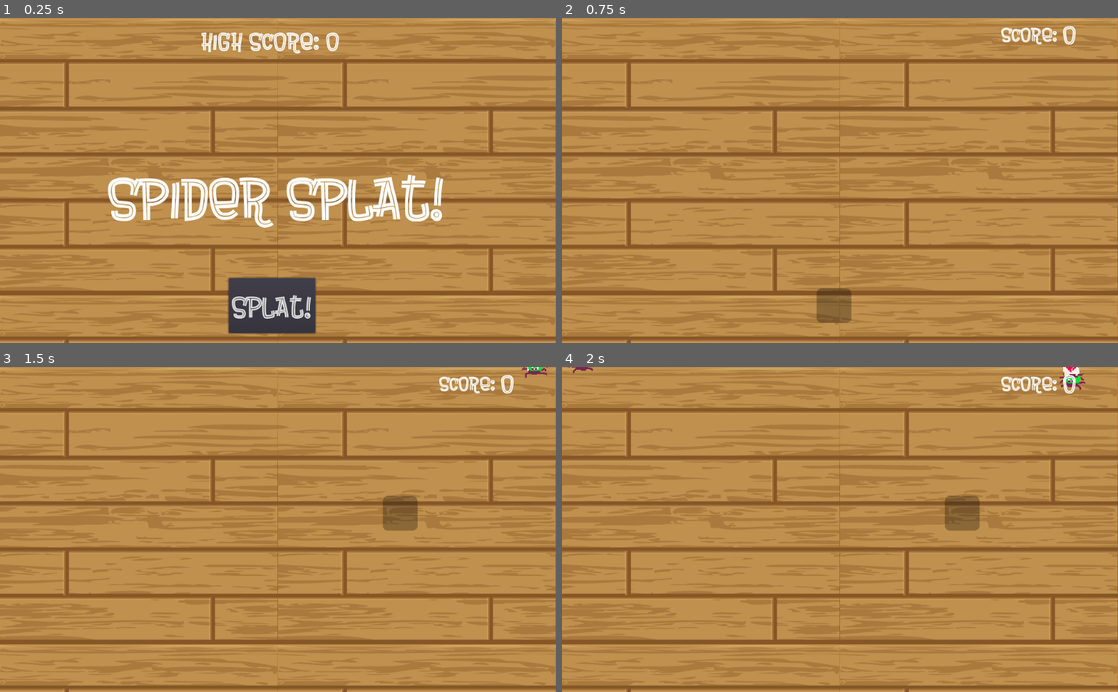
Above: before the commit, frames 1-4 (two rows, left to right).
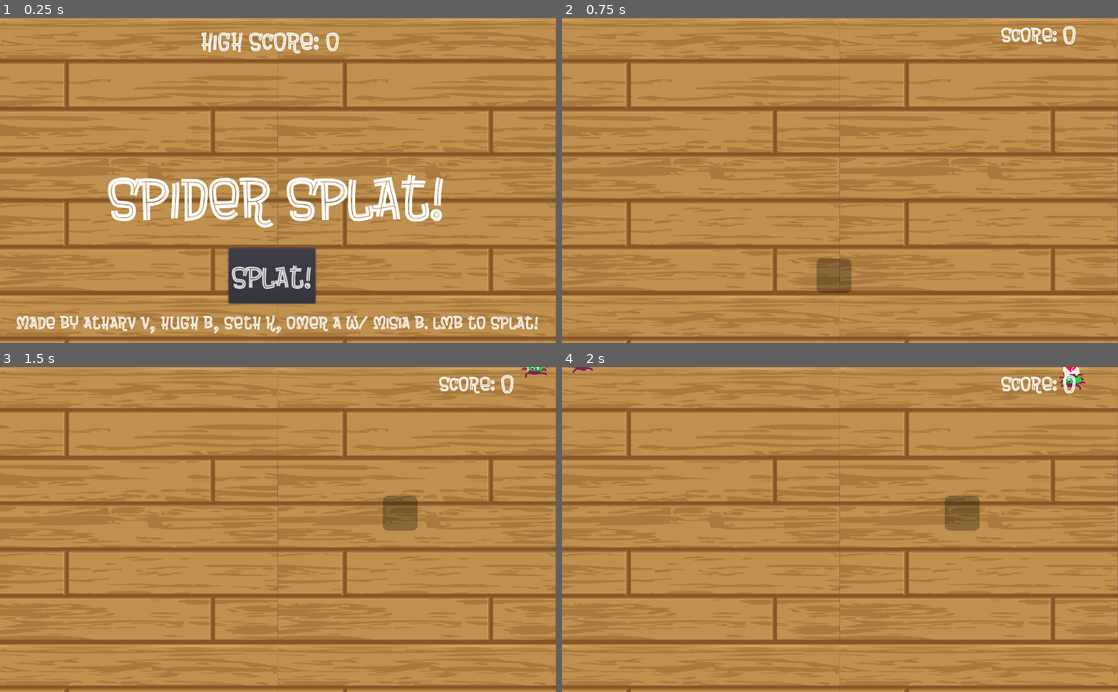
Above: after the commit, the same moments.

Repository: AtharvVohra/Spider-Swat
Game: Godot game, scene res://Scenes/Title.tscn
The game is run twice, just before and just after one commit, with the same random seed, the same clock (stepped at 60 frames per second) and the same inputs.
Inputs (mouse positions are in pixels of both pictures, inside the frame that each line leads up to):
- Up to frame 1 (0.25 s): no input
- Up to frame 2 (0.75 s): click "SPLAT!" at 0.5 s
- Up to frame 3 (1.5 s): tap Enter at 1.25 s; move the mouse to (400, 513) at 1.27 s; hold Right (ui_right) from 1.28 s (still down)
- Up to frame 4 (2 s): keep holding Right (ui_right)

The runs differ from the first frame. In frame 1, 5.1% of the frame differs, in the area x 3-97%, y 70-98%; in frame 2, 1.1%; in frame 3, nothing differs; in frame 4, nothing differs.

Commit message:
added credits

Diff:
--- a/Scenes/Title.tscn
+++ b/Scenes/Title.tscn
@@ -28,6 +28,14 @@
 font_data = ExtResource( 2 )
 _sections_unfolded = [ "Font", "Settings" ]
 
+[sub_resource type="DynamicFont" id=4]
+
+size = 35
+use_mipmaps = true
+use_filter = false
+font_data = ExtResource( 2 )
+_sections_unfolded = [ "Font", "Settings" ]
+
 [node name="Title" type="Control" index="0"]
 
 anchor_left = 0.0
@@ -51,9 +59,9 @@
 anchor_right = 1.0
 anchor_bottom = 1.0
 margin_left = 381.0
-margin_top = 480.0
+margin_top = 425.0
 margin_right = 541.0
-margin_bottom = 542.0
+margin_bottom = 487.0
 rect_pivot_offset = Vector2( 0, 0 )
 rect_clip_content = false
 focus_mode = 2
@@ -155,4 +163,27 @@
 mix_target = 0
 bus = "Master"
 
+[node name="Label" type="Label" parent="." index="5"]
+
+anchor_left = 0.0
+anchor_top = 0.0
+anchor_right = 0.0
+anchor_bottom = 0.0
+margin_left = 30.0
+margin_top = 542.0
+margin_right = 992.0
+margin_bottom = 580.0
+rect_pivot_offset = Vector2( 0, 0 )
+rect_clip_content = false
+mouse_filter = 2
+mouse_default_cursor_shape = 0
+size_flags_horizontal = 1
+size_flags_vertical = 4
+custom_fonts/font = SubResource( 4 )
+text = "Made by Atharv V, Hugh B, Seth K, Omer A w/ Misia B. LMB to Splat!"
+percent_visible = 1.0
+lines_skipped = 0
+max_lines_visible = -1
+_sections_unfolded = [ "Rect", "Size Flags", "custom_fonts" ]
+
 [connection signal="pressed" from="Button" to="." method="_on_Button_pressed"]
Not shown: 1 places in Scenes/Title.tscn that only renumber resources
